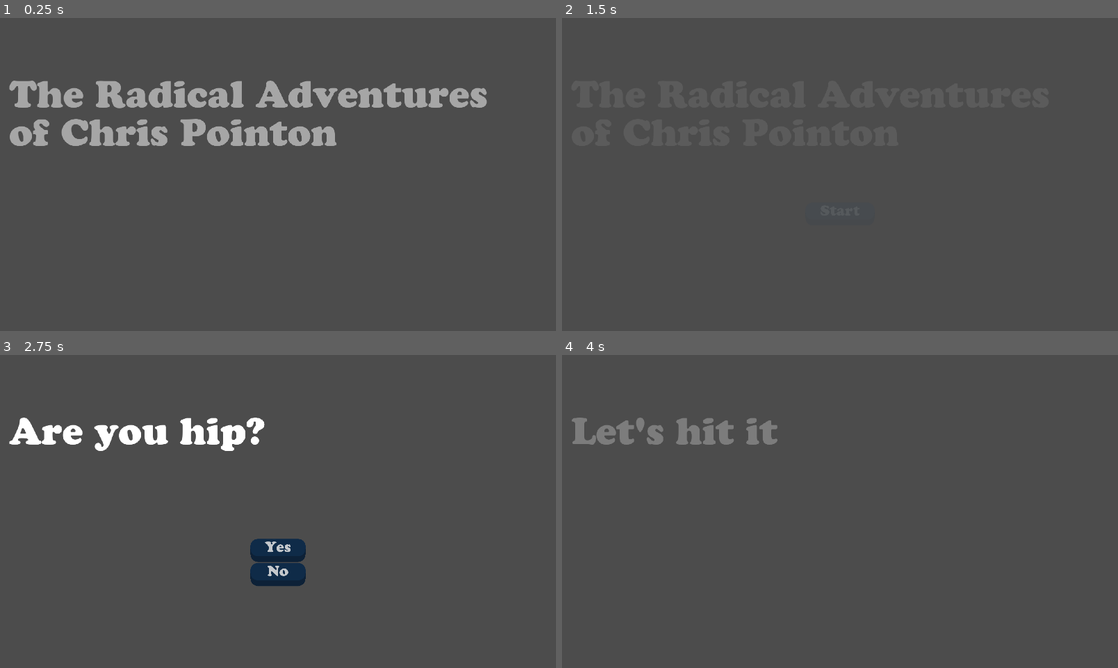
Above: before the commit, frames 1-4 (two rows, left to right).
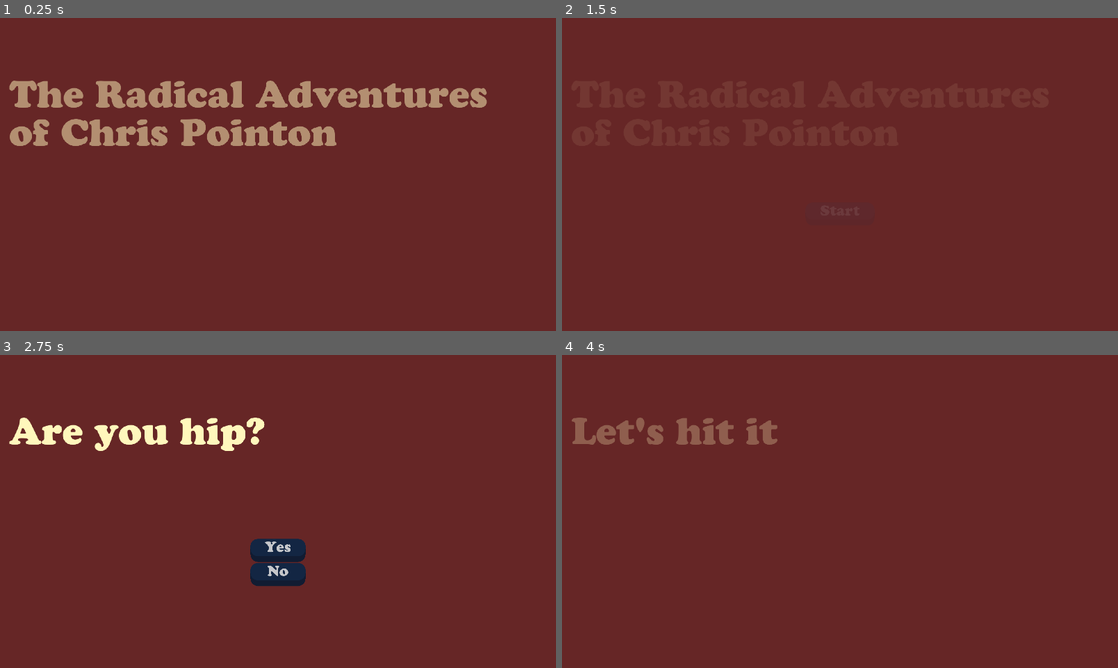
Above: after the commit, the same moments.

Repository: proximadams/The-Radical-Adventures-of-Chris-Pointon
Game: Godot game, scene res://scenes/TitleScreen.tscn
Same seed, same stepped clock (60 frames per second), same inputs: the game is played once before the commit and once after it.
Inputs (mouse positions are in pixels of both pictures, inside the frame that each line leads up to):
- Up to frame 1 (0.25 s): no input
- Up to frame 2 (1.5 s): move the mouse to (962, 158) at 0.52 s; hold D (move_right) 0.53-1.25 s; hold Down (shift_crouch) 0.53-1.25 s; tap Up (shift_jump) at 0.77 s; click "Start" at 1.25 s
- Up to frame 3 (2.75 s): move the mouse to (166, 527) at 2.02 s; hold S (move_down) from 2.03 s (still down); tap Down (shift_crouch) at 2.1 s; tap Up (shift_jump) at 2.27 s
- Up to frame 4 (4 s): move the mouse to (895, 442) at 2.77 s; release S (move_down) at 2.78 s; hold D (move_right) 2.78-3.5 s; hold Down (shift_crouch) 2.78-3.5 s; click "Yes" at 3.5 s

The runs differ from the first frame. In frame 1, 100% of the frame differs, in the area x 0-100%, y 0-100%; in frame 2, 100%; in frame 3, 99%; in frame 4, 100%.

Commit message:
style improvements

Diff:
--- a/project.godot
+++ b/project.godot
@@ -121,4 +121,5 @@
 quality/driver/driver_name="GLES2"
 vram_compression/import_etc=true
 vram_compression/import_etc2=false
+environment/default_clear_color=Color( 0.4, 0.14902, 0.14902, 1 )
 environment/default_environment="res://default_env.tres"
--- a/scenes/Level.tscn
+++ b/scenes/Level.tscn
@@ -353,6 +353,46 @@
 "values": [ false ]
 }
 
+[sub_resource type="StyleBoxFlat" id=116]
+bg_color = Color( 0.564706, 0.564706, 0.419608, 1 )
+border_width_left = 10
+border_width_top = 10
+border_width_right = 10
+border_width_bottom = 10
+border_color = Color( 0.564706, 0.564706, 0.419608, 1 )
+
+[sub_resource type="StyleBoxFlat" id=117]
+bg_color = Color( 0.670588, 0.670588, 0.521569, 1 )
+border_width_left = 10
+border_width_top = 10
+border_width_right = 10
+border_width_bottom = 10
+border_color = Color( 0.670588, 0.670588, 0.521569, 1 )
+
+[sub_resource type="StyleBoxFlat" id=118]
+bg_color = Color( 0.529412, 0.529412, 0.388235, 1 )
+border_width_left = 10
+border_width_top = 10
+border_width_right = 10
+border_width_bottom = 10
+border_color = Color( 0.529412, 0.529412, 0.388235, 1 )
+
+[sub_resource type="StyleBoxFlat" id=114]
+bg_color = Color( 0.847059, 0.85098, 0.678431, 1 )
+border_width_left = 8
+border_width_right = 8
+border_color = Color( 0.847059, 0.85098, 0.678431, 1 )
+corner_radius_top_left = 2
+corner_radius_top_right = 2
+corner_radius_bottom_right = 2
+corner_radius_bottom_left = 2
+
+[sub_resource type="Theme" id=115]
+VScrollBar/styles/grabber = SubResource( 116 )
+VScrollBar/styles/grabber_highlight = SubResource( 117 )
+VScrollBar/styles/grabber_pressed = SubResource( 118 )
+VScrollBar/styles/scroll = SubResource( 114 )
+
 [sub_resource type="DynamicFont" id=78]
 size = 80
 font_data = ExtResource( 18 )
@@ -7294,6 +7334,7 @@
 margin_top = 376.0
 margin_right = 1098.0
 margin_bottom = 876.0
+theme = SubResource( 115 )
 scroll_horizontal_enabled = false
 script = ExtResource( 38 )
 
--- a/scenes/TitleScreen.tscn
+++ b/scenes/TitleScreen.tscn
@@ -1102,6 +1102,7 @@
 
 [node name="Title" type="Label" parent="."]
 modulate = Color( 1, 1, 1, 0 )
+self_modulate = Color( 1, 0.968627, 0.737255, 1 )
 anchor_top = 0.5
 anchor_bottom = 0.5
 margin_left = 32.0
@@ -1114,6 +1115,7 @@
 
 [node name="HipQuestion" type="Label" parent="."]
 modulate = Color( 1, 1, 1, 0 )
+self_modulate = Color( 1, 0.968627, 0.737255, 1 )
 anchor_top = 0.5
 anchor_bottom = 0.5
 margin_left = 32.0
@@ -1125,6 +1127,7 @@
 
 [node name="LetsHitIt" type="Label" parent="."]
 modulate = Color( 1, 1, 1, 0 )
+self_modulate = Color( 1, 0.968627, 0.737255, 1 )
 anchor_top = 0.5
 anchor_bottom = 0.5
 margin_left = 32.0
@@ -1159,6 +1162,7 @@
 
 [node name="NotForYou" type="Label" parent="."]
 modulate = Color( 1, 1, 1, 0 )
+self_modulate = Color( 1, 0.968627, 0.737255, 1 )
 anchor_top = 0.5
 anchor_bottom = 0.5
 margin_left = 32.0
Not shown: 1 places in scenes/Level.tscn that only renumber resources
